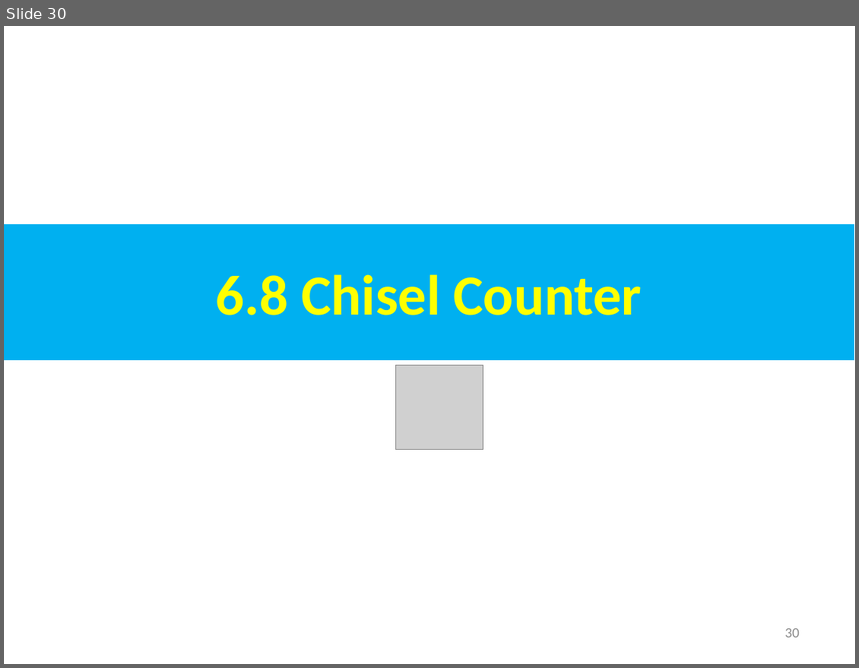
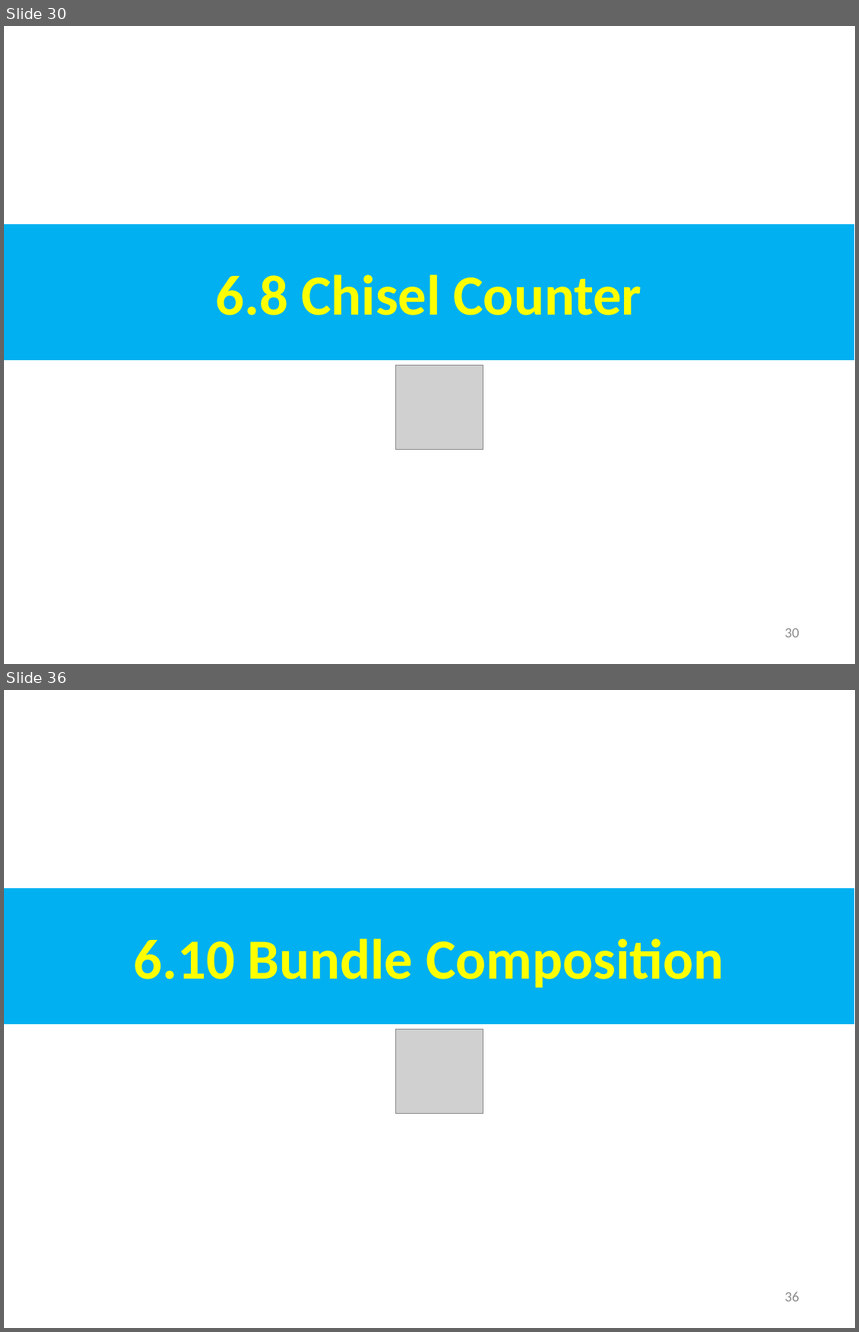
Before and after one commit to peterhchen/AIU_CS800_Chisel, a slide deck: 500_UCSC_HWD/006_Encap/000_Video/006.Encap.ppt. Shown one above the other, each under a label of ours: slide 30 before the commit, slides 30 and 36 after it; the slides between them are not shown. The pictures are 859x668 and 859x1332 pixels, drawn with LibreOffice and Linux fonts; fonts in the diff are those of the drawing; grey boxes stand for pictures. Boxes give left, top, right and bottom in pixels: in the first picture for what was removed or moved away, otherwise in the second. Text is boxed around its words. In the diff, an @@ line names an element or a change of style, - is before the commit and + after.

```diff
--- a/500_UCSC_HWD/006_Encap/000_Video/006.Encap.ppt
+++ b/500_UCSC_HWD/006_Encap/000_Video/006.Encap.ppt
@@ slide 36 added at bbox=[4, 690, 855, 1328], background #FFFFFF @@
@@ rectangle added at bbox=[4, 888, 854, 1024], fill #00B0F0, 48 pt, text #FFFF00, bold @@
+6.10 Bundle Composition
@@ picture added at bbox=[396, 1030, 484, 1114] @@
@@ page number added at bbox=[785, 1292, 800, 1302], 12 pt, text #8B8B8B @@
+36
```
Also in this commit, not shown: 21 slides changed, 20 other slides added.
